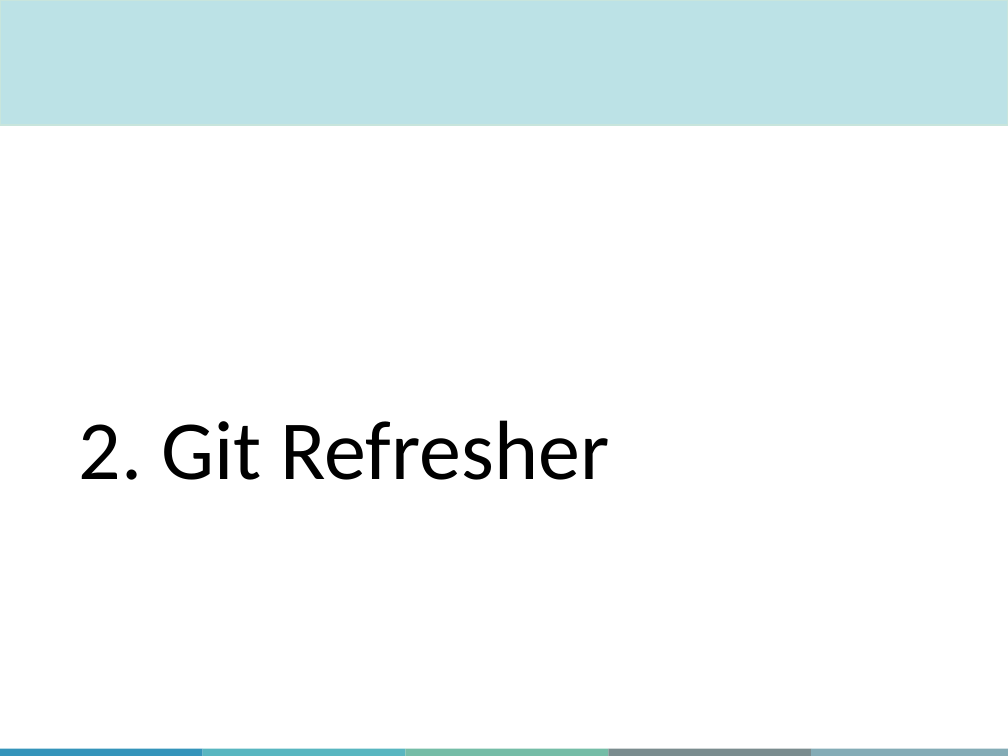
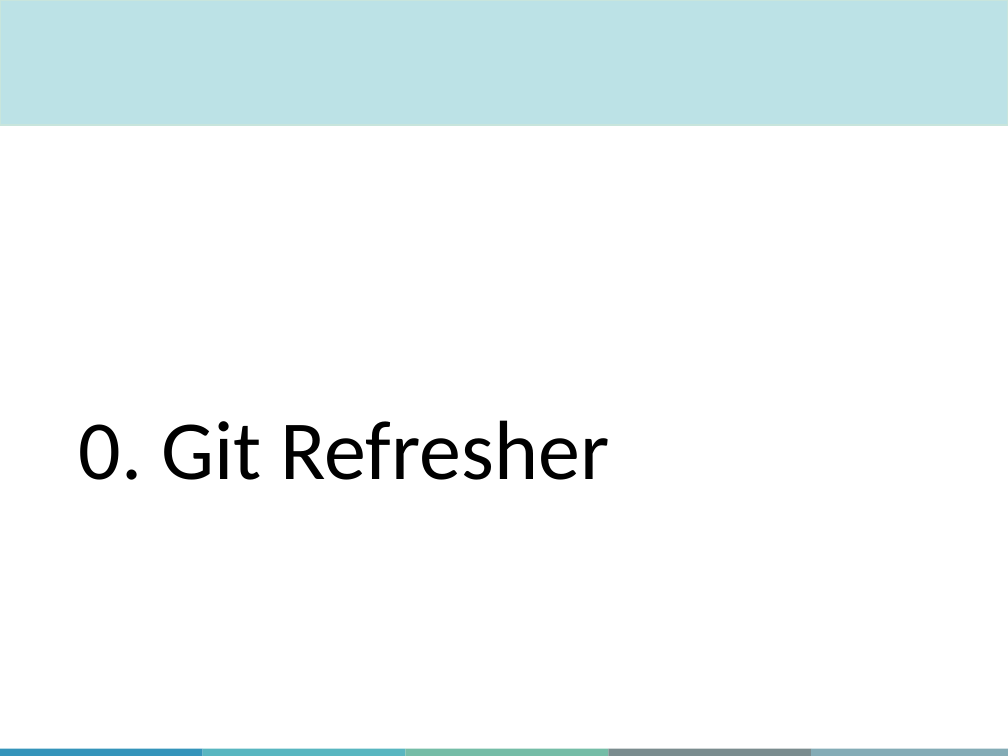
Before and after one commit to QLS-MiCM/RPackageDevelopment, a slide deck: slide 31 of Slides/RPackageDevelopment_Slides.pptx. Drawn at 1008x756 pixels with LibreOffice and Linux fonts; fonts in the diff are those of the drawing; background and template pictures are left out. Boxes give left, top, right and bottom in pixels: in the first picture for what was removed or moved away, otherwise in the second. Text is boxed around its words. In the diff, an @@ line names an element or a change of style, - is before the commit and + after.

```diff
--- a/Slides/RPackageDevelopment_Slides.pptx
+++ b/Slides/RPackageDevelopment_Slides.pptx
@@ title at [79, 420, 610, 480]: text changed @@
-2. Git Refresher
+0. Git Refresher
```
Also in this commit, not shown: 10 other slides changed.
